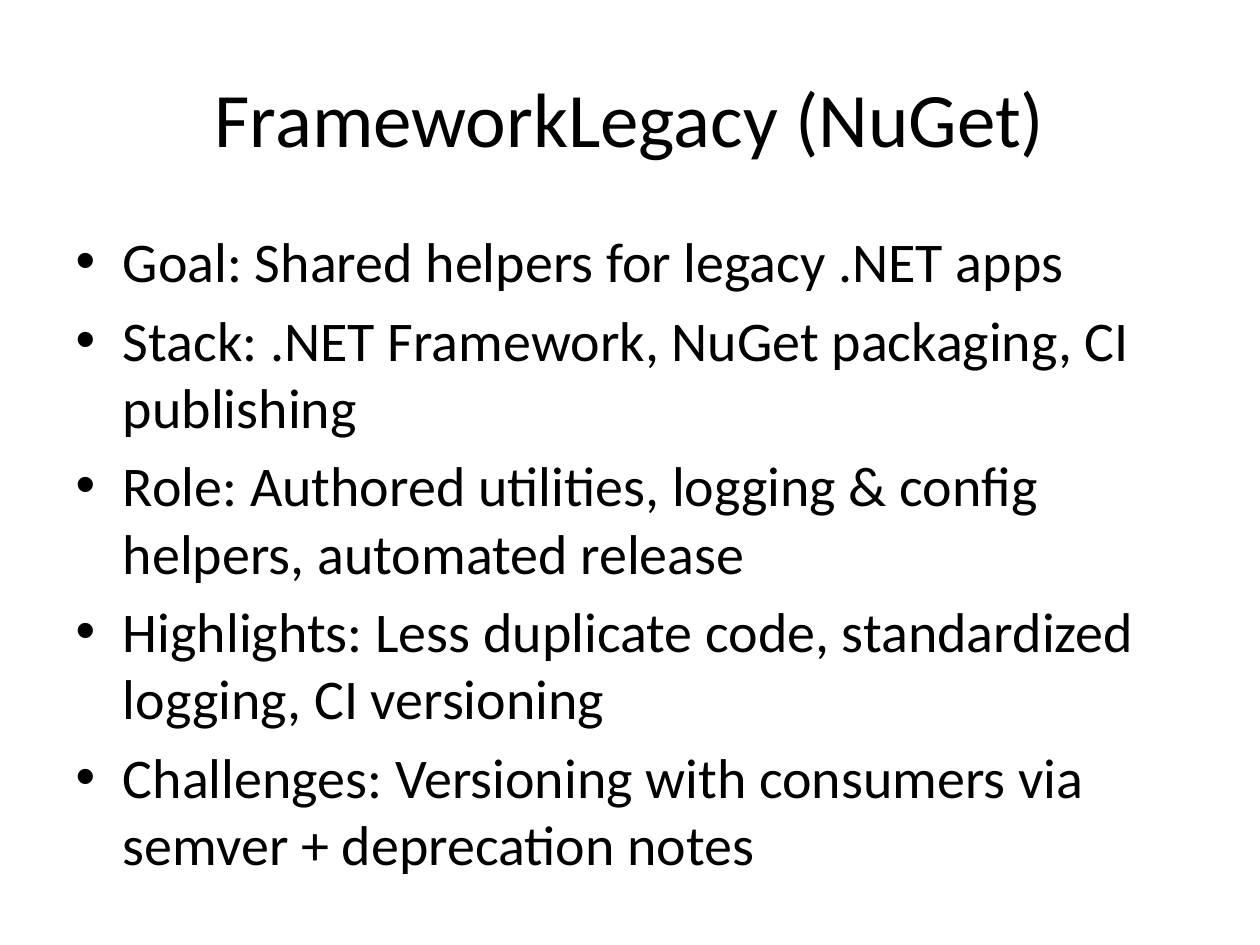
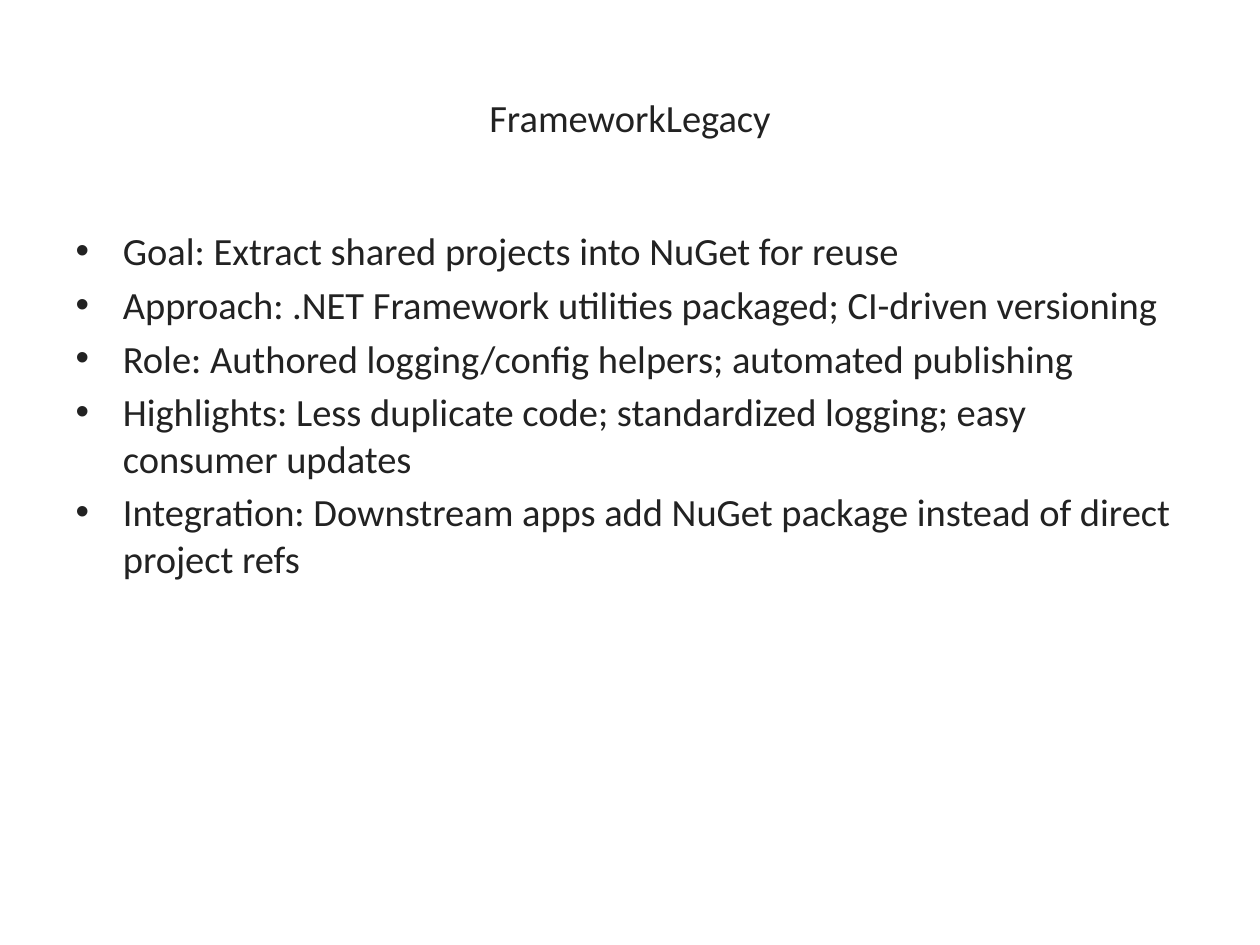
Before and after one commit to VinhSquid/file-word, a slide deck: slide 7 of slideshow.pptx (slide 5 before the commit). Drawn at 1260x945 pixels with LibreOffice and Linux fonts; fonts in the diff are those of the drawing. Boxes give left, top, right and bottom in pixels: in the first picture for what was removed or moved away, otherwise in the second. Text is boxed around its words. In the diff, an @@ line names an element or a change of style, - is before the commit and + after.

```diff
--- a/slideshow.pptx
+++ b/slideshow.pptx
@@ title at [489,105,770,139]: text changed; size 44 to 22 pt; text colour #000000 to #222222 @@
-FrameworkLegacy (NuGet)
+FrameworkLegacy
@@ text at [123,238,1170,580]: text changed; size 32 to 22 pt; text colour #000000 to #222222 @@
-• Goal: Shared helpers for legacy .NET apps
-• Stack: .NET Framework, NuGet packaging, CI publishing
-• Role: Authored utilities, logging & config helpers, automated release
-• Highlights: Less duplicate code, standardized logging, CI versioning
-• Challenges: Versioning with consumers via semver + deprecation notes
+• Goal: Extract shared projects into NuGet for reuse
+• Approach: .NET Framework utilities packaged; CI-driven versioning
+• Role: Authored logging/config helpers; automated publishing
+• Highlights: Less duplicate code; standardized logging; easy consumer updates
+• Integration: Downstream apps add NuGet package instead of direct project refs
```
Also in this commit, not shown: 5 other slides changed, 2 slides added.
